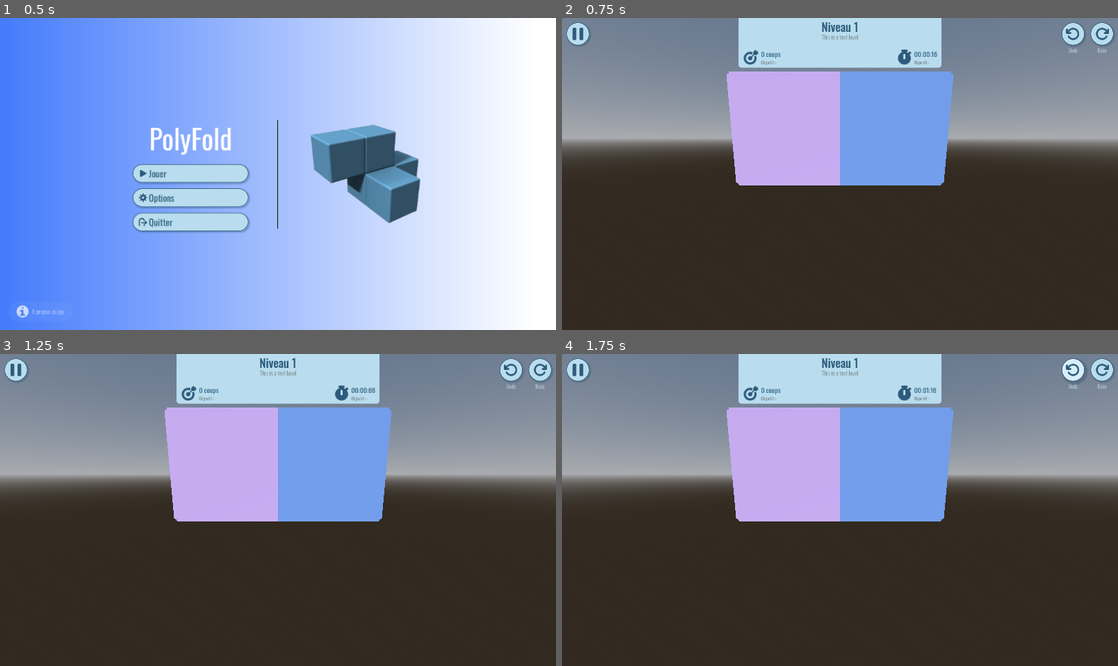
Above: before the commit, frames 1-4 (two rows, left to right).
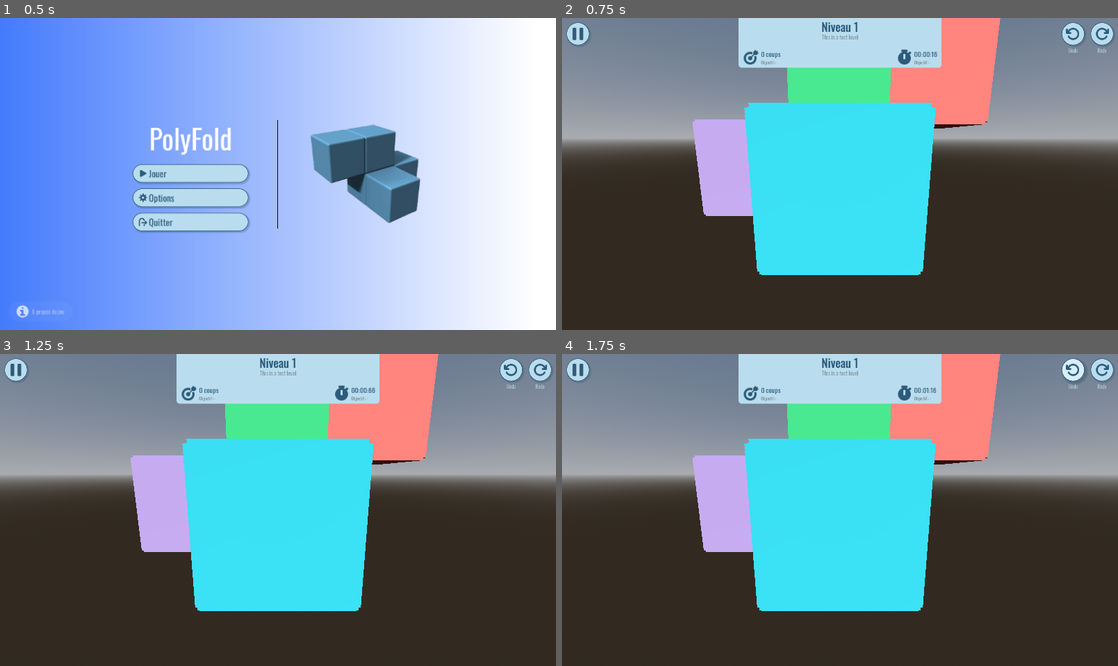
Above: after the commit, the same moments.

Repository: Turnute/PolyFold
Game: Godot game, scene res://scenes/interfaces/Menu.tscn
The game is run twice, just before and just after one commit, with the same random seed, the same clock (stepped at 60 frames per second) and the same inputs.
Inputs (mouse positions are in pixels of both pictures, inside the frame that each line leads up to):
- Up to frame 1 (0.5 s): no input
- Up to frame 2 (0.75 s): click (751, 174) at 0.5 s
- Up to frame 3 (1.25 s): no input
- Up to frame 4 (1.75 s): click (1073, 369) at 1.25 s

Frame 1 is identical in both runs. In frame 2, 28% of the frame differs, in the area x 23-79%, y 0-83%; in frame 3, 28%; in frame 4, 28%.

Commit message:
Expand test polycube and update Spanish translations
Add three cubes to the test polycube and update the Spanish translation resource.

Diff:
--- a/polyfold/data/polycubes/test_poly.tres
+++ b/polyfold/data/polycubes/test_poly.tres
@@ -4,4 +4,4 @@
 
 [resource]
 script = ExtResource("1_htufg")
-cube_matrix = Array[Vector3i]([Vector3i(0, 0, 0), Vector3i(1, 0, 0)])
+cube_matrix = Array[Vector3i]([Vector3i(0, 0, 0), Vector3i(1, 0, 0), Vector3i(1, 0, 1), Vector3i(1, 1, 0), Vector3i(2, 1, 0)])
Binary file changed: polyfold/localization/translations.es.translation
